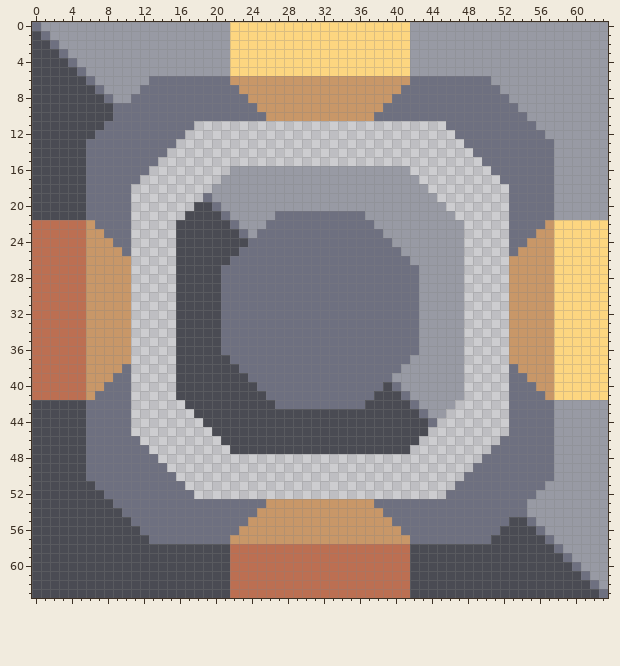
A pixel-art sprite gets an edit: sprites/blocks/crafting/exothermic-chamber.png. The picture above was drawn from the file before the commit.
The file is 64x64 pixels.
After the commit:
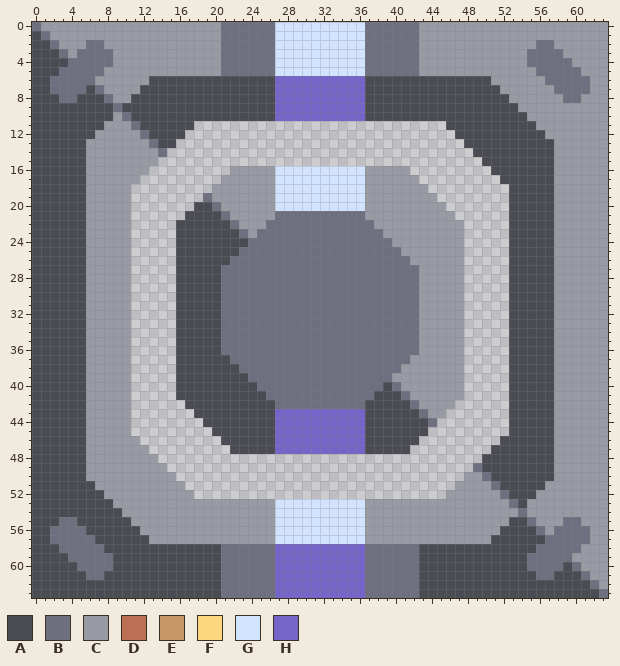
Palette (. is transparent): A #4a4b53  B #6e7080  C #989aa4  D #bc6f52  E #c89768  F #fdd680  G #d1e3ff  H #7565c9
Diff:
Changed rows in their new state; - is an unchanged pixel.
first column x 0:
 0 ---------------------BBBBBBGGGGGGGGGGBBBBBB---------------------
 1 ---------------------BBBBBBGGGGGGGGGGBBBBBB---------------------
 2 ------BB-------------BBBBBBGGGGGGGGGGBBBBBB-------------BB------
 3 -----BBBB------------BBBBBBGGGGGGGGGGBBBBBB------------BBBB-----
 4 -----BBBB------------BBBBBBGGGGGGGGGGBBBBBB------------BBBBB----
 5 ---BB-BB-------------BBBBBBGGGGGGGGGGBBBBBB-------------BBBBB---
 6 --BBBB-------AAAAAAAAAAAAAAHHHHHHHHHHAAAAAAAAAAAAAA------BBBBB--
 7 --BBBB------AAAAAAAAAAAAAAAHHHHHHHHHHAAAAAAAAAAAAAAA------BBBB--
 8 ---BB------AAAAAAAAAAAAAAAAHHHHHHHHHHAAAAAAAAAAAAAAAA------BB---
 9 ----------AAAAAAAAAAAAAAAAAHHHHHHHHHHAAAAAAAAAAAAAAAAA----------
10 ---------C-AAAAAAAAAAAAAAAAHHHHHHHHHHAAAAAAAAAAAAAAAAAA---------
11 --------CCC-AAAAAA----------------------------AAAAAAAAAA--------
12 -------CCCCC-AAAA------------------------------AAAAAAAAAA-------
13 ------CCCCCCC-AA--------------------------------AAAAAAAAAA------
14 ------CCCCCCCC-----------------------------------AAAAAAAAA------
15 ------CCCCCCCC------------------------------------AAAAAAAA------
16 ------CCCCCCC--------------GGGGGGGGGG--------------AAAAAAA------
17 ------CCCCCC---------------GGGGGGGGGG---------------AAAAAA------
18 ------CCCCC----------------GGGGGGGGGG----------------AAAAA------
19 ------CCCCC----------------GGGGGGGGGG----------------AAAAA------
20 ------CCCCC----------------GGGGGGGGGG----------------AAAAA------
21 ------CCCCC------------------------------------------AAAAA------
22 AAAAAACCCCC------------------------------------------AAAAACCCCCC
23 AAAAAACCCCC------------------------------------------AAAAACCCCCC
24 AAAAAACCCCC------------------------------------------AAAAACCCCCC
25 AAAAAACCCCC------------------------------------------AAAAACCCCCC
26 AAAAAACCCCC------------------------------------------AAAAACCCCCC
27 AAAAAACCCCC------------------------------------------AAAAACCCCCC
28 AAAAAACCCCC------------------------------------------AAAAACCCCCC
29 AAAAAACCCCC------------------------------------------AAAAACCCCCC
30 AAAAAACCCCC------------------------------------------AAAAACCCCCC
31 AAAAAACCCCC------------------------------------------AAAAACCCCCC
32 AAAAAACCCCC------------------------------------------AAAAACCCCCC
33 AAAAAACCCCC------------------------------------------AAAAACCCCCC
34 AAAAAACCCCC------------------------------------------AAAAACCCCCC
35 AAAAAACCCCC------------------------------------------AAAAACCCCCC
36 AAAAAACCCCC------------------------------------------AAAAACCCCCC
37 AAAAAACCCCC------------------------------------------AAAAACCCCCC
38 AAAAAACCCCC------------------------------------------AAAAACCCCCC
39 AAAAAACCCCC------------------------------------------AAAAACCCCCC
40 AAAAAACCCCC------------------------------------------AAAAACCCCCC
41 AAAAAACCCCC------------------------------------------AAAAACCCCCC
42 ------CCCCC------------------------------------------AAAAA------
43 ------CCCCC----------------HHHHHHHHHH----------------AAAAA------
44 ------CCCCC----------------HHHHHHHHHH----------------AAAAA------
45 ------CCCCC----------------HHHHHHHHHH----------------AAAAA------
46 ------CCCCCC---------------HHHHHHHHHH---------------AAAAAA------
47 ------CCCCCCC--------------HHHHHHHHHH--------------AAAAAAA------
48 ------CCCCCCCC------------------------------------AAAAAAAA------
49 ------CCCCCCCCC-----------------------------------AAAAAAAA------
50 ------CCCCCCCCCC--------------------------------CC-AAAAAAA------
51 -------CCCCCCCCCC------------------------------CCCC-AAAAA-------
52 --------CCCCCCCCCC----------------------------CCCCCC-AAA--------
53 ---------CCCCCCCCCCCCCCCCCCGGGGGGGGGGCCCCCCCCCCCCCCCC-A---------
54 ----------CCCCCCCCCCCCCCCCCGGGGGGGGGGCCCCCCCCCCCCCCCCC----------
55 ---BB------CCCCCCCCCCCCCCCCGGGGGGGGGGCCCCCCCCCCCCCCCC------BB---
56 --BBBB------CCCCCCCCCCCCCCCGGGGGGGGGGCCCCCCCCCCCCCCC------BBBB--
57 --BBBBB------CCCCCCCCCCCCCCGGGGGGGGGGCCCCCCCCCCCCCC-------BBBB--
58 ---BBBBB-------------BBBBBBHHHHHHHHHHBBBBBB-------------BB-BB---
59 ----BBBBB------------BBBBBBHHHHHHHHHHBBBBBB------------BBBB-----
60 -----BBBB------------BBBBBBHHHHHHHHHHBBBBBB------------BBBB-----
61 ------BB-------------BBBBBBHHHHHHHHHHBBBBBB-------------BB------
62 ---------------------BBBBBBHHHHHHHHHHBBBBBB---------------------
63 ---------------------BBBBBBHHHHHHHHHHBBBBBB---------------------
